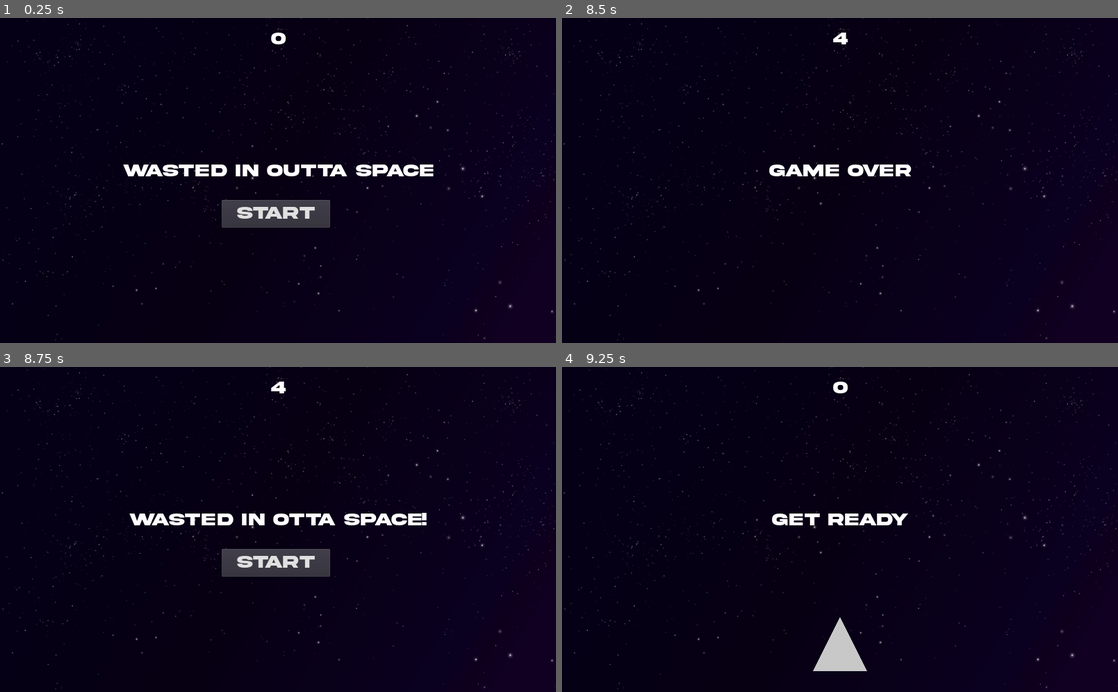
Above: before the commit, frames 1-4 (two rows, left to right).
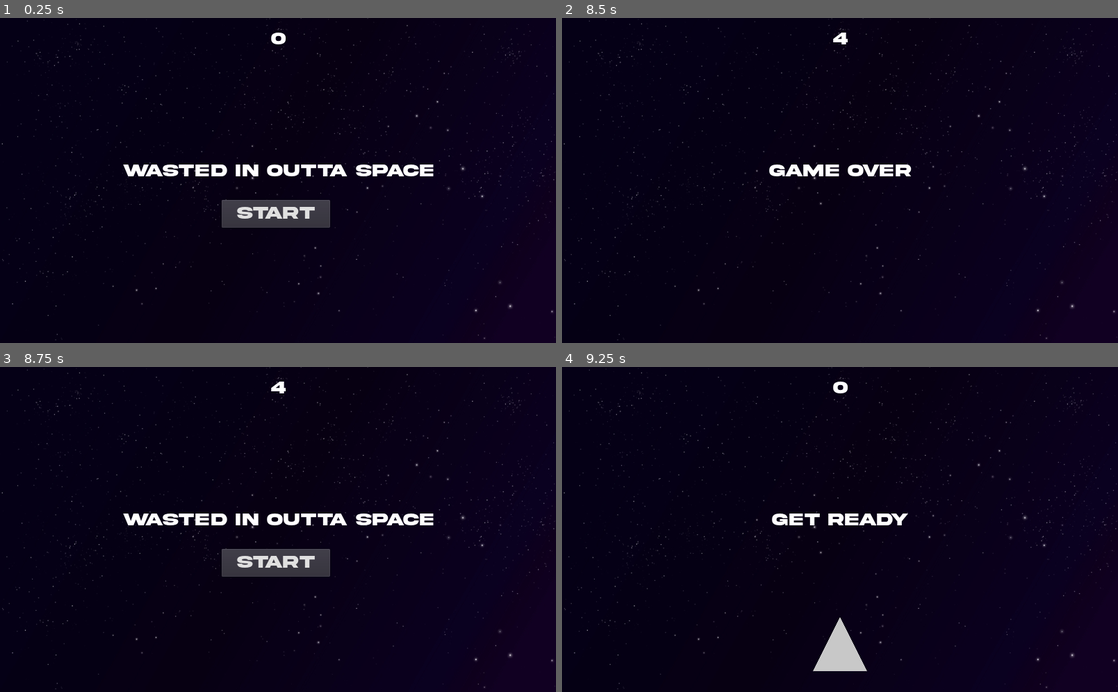
Above: after the commit, the same moments.

Repository: gabelstapler6/WIOS
Game: Godot game, scene res://Scenes/Main.tscn
The game is run twice, just before and just after one commit, with the same random seed, the same clock (stepped at 60 frames per second) and the same inputs.
Inputs:
- Up to frame 1 (0.25 s): no input
- Up to frame 2 (8.5 s): click "Start" at 0.5 s; tap Enter at 1.25, 8 s; hold Right (ui_right) 1.28-2.03 s; hold Down (ui_down) 2.03-2.78 s; hold Right (ui_right) 2.78-3.53 s; hold Up (ui_up) 3.53-4.28 s; hold Left (ui_left) 4.28-5.78 s; hold Down (ui_down) 5.78-6.53 s; hold Right (ui_right) 6.53-7.28 s; tap Space at 7.25 s; hold Up (ui_up) 7.28-8.03 s; hold Right (ui_right) from 8.03 s (still down)
- Up to frame 3 (8.75 s): keep holding Right (ui_right)
- Up to frame 4 (9.25 s): release Right (ui_right) at 8.75 s; click "Start" at 8.75 s

Frames 1-2 are identical in both runs. In frame 3, 1.3% of the frame differs, in the area x 22-78%, y 44-49%; in frame 4, nothing differs.

Commit message:
fixed typo

Diff:
--- a/Scenes/script/HUD.gd
+++ b/Scenes/script/HUD.gd
@@ -19,7 +19,7 @@
 	# wartet bis der Timer zuende ist
 	yield($MessageTimer, "timeout")
 
-	$Message.text = "wasted in otta space!"
+	$Message.text = "wasted in outta space"
 	$Message.show()
 
 	$StartButton.show()
